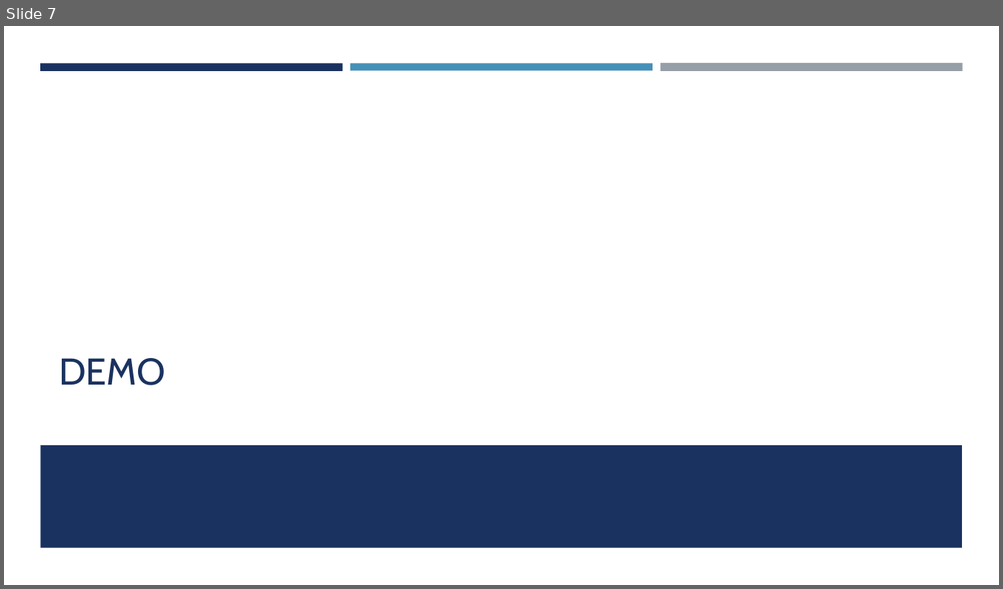
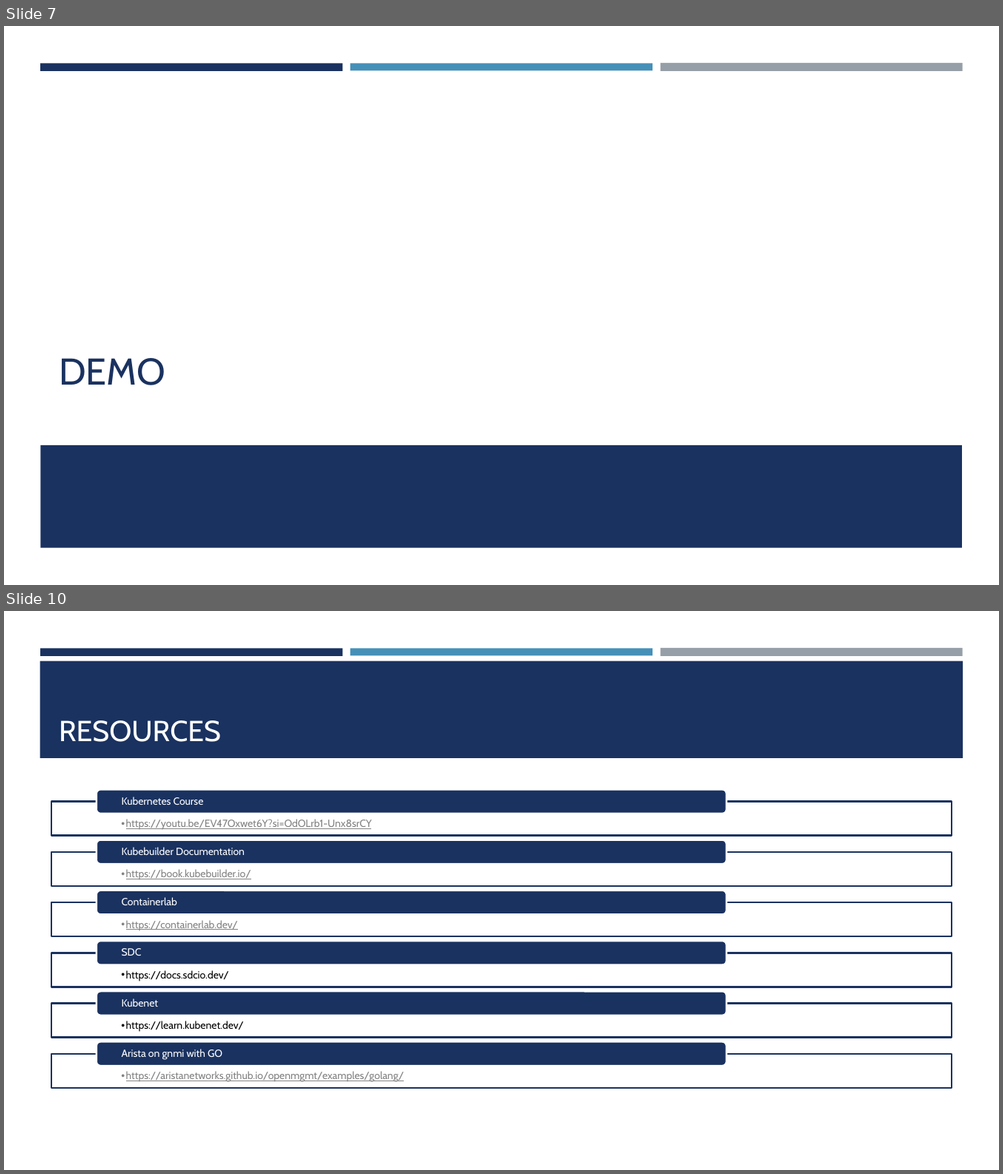
Before and after one commit to floehden/gofrm59, a slide deck: ConfigNDThrougk8s.pptx. Shown one above the other, each under a label of ours: slide 7 before the commit, slides 7 and 10 after it; the slides between them are not shown. The pictures are 1003x589 and 1003x1174 pixels, drawn with LibreOffice and Linux fonts; fonts in the diff are those of the drawing. Boxes give left, top, right and bottom in pixels: in the first picture for what was removed or moved away, otherwise in the second. Text is boxed around its words. In the diff, an @@ line names an element or a change of style, - is before the commit and + after.

```diff
--- a/ConfigNDThrougk8s.pptx
+++ b/ConfigNDThrougk8s.pptx
@@ slide 10 added at [4,611,999,1170], background #FFFFFF; not listed: 3 template elements that a slide beside it also shows @@
@@ rectangle added at [40,661,963,758], fill #1A3260 @@
@@ title added at [59,721,221,742], 28 pt, text #FFFFFF @@
+RESOURCES
@@ group added at [52,789,951,1088]: 12 texts, 6 rectangles, 6 rounded rectangles @@
+  • https://youtu.be/EV47Oxwet6Y?si=OdOLrb1-Unx8srCY
+Kubernetes Course
+  • https://book.kubebuilder.io/
+Kubebuilder Documentation
+  • https://containerlab.dev/
+Containerlab
+  • https://docs.sdcio.dev/
+SDC
+  • https://learn.kubenet.dev/
+Kubenet
+  • https://aristanetworks.github.io/openmgmt/examples/golang/
+Arista on gnmi with GO
```
Also in this commit, not shown: 6 slides changed, 1 other file.
